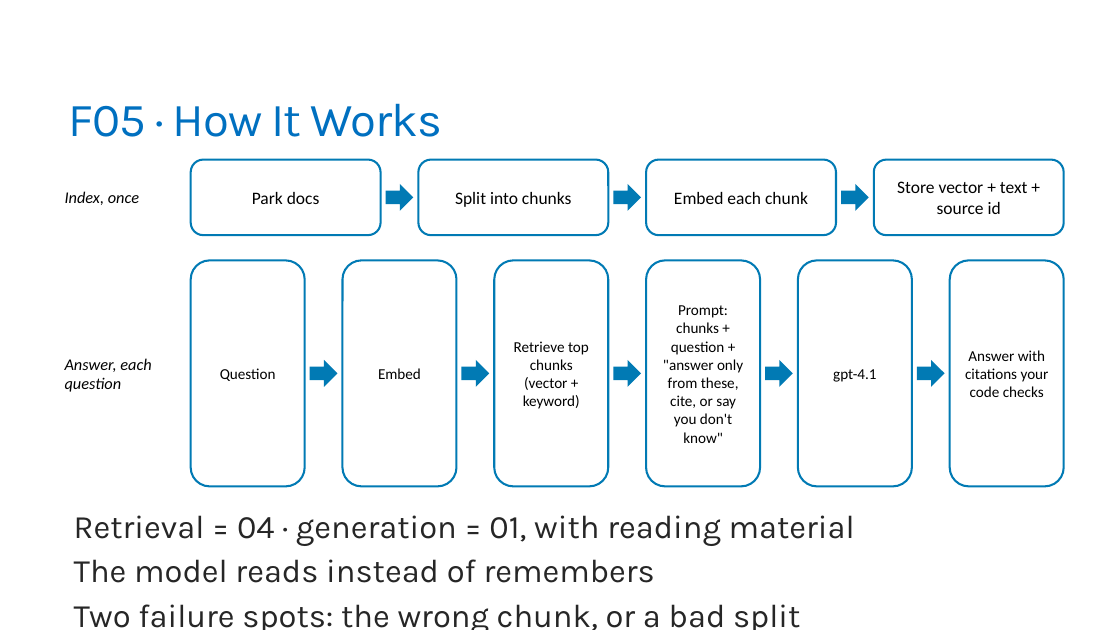
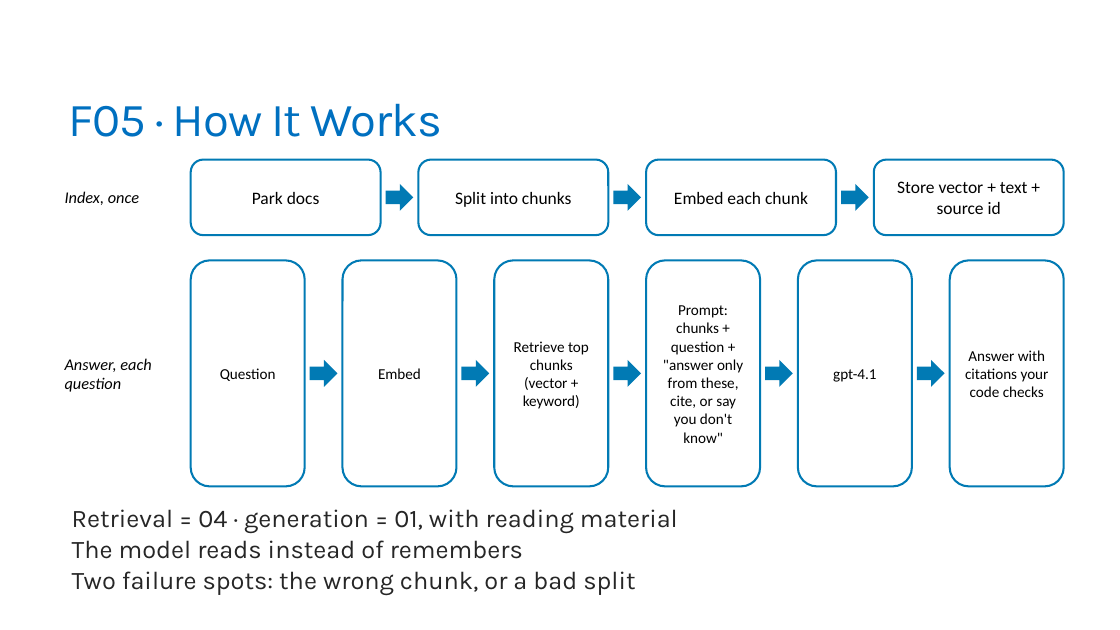
Before and after one commit to trailheadtechnology/10-ai-features-workshop, a slide deck: slide 23 of docs/slides/pptx/M2-finding.pptx (slide 29 before the commit). Drawn at 1120x630 pixels with LibreOffice and Linux fonts; fonts in the diff are those of the drawing. Boxes give left, top, right and bottom in pixels: in the first picture for what was removed or moved away, otherwise in the second. Text is boxed around its words. In the diff, an @@ line names an element or a change of style, - is before the commit and + after.

```diff
--- a/docs/slides/pptx/M2-finding.pptx
+++ b/docs/slides/pptx/M2-finding.pptx
@@ text "Retrieval = 04 · generation ..." at (x1=72, y1=509, x2=678, y2=596): size 28 to 21.7 pt; line spacing 0.85 to 0.65 @@
```
Also in this commit, not shown: 10 other slides changed, 6 slides removed, 57 other files.
